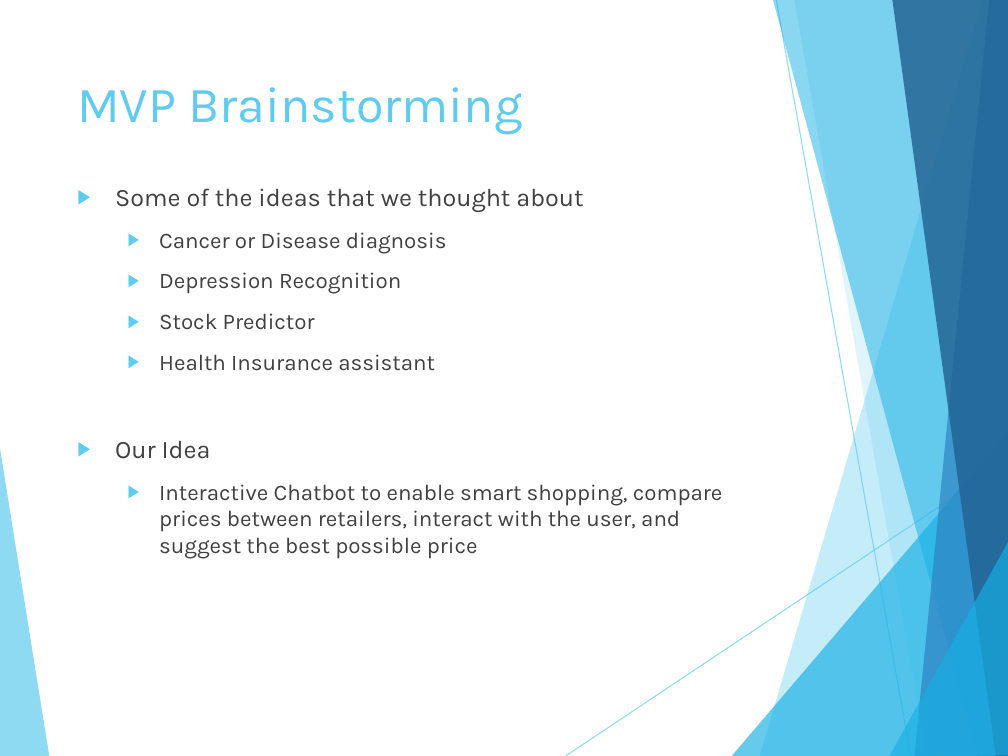
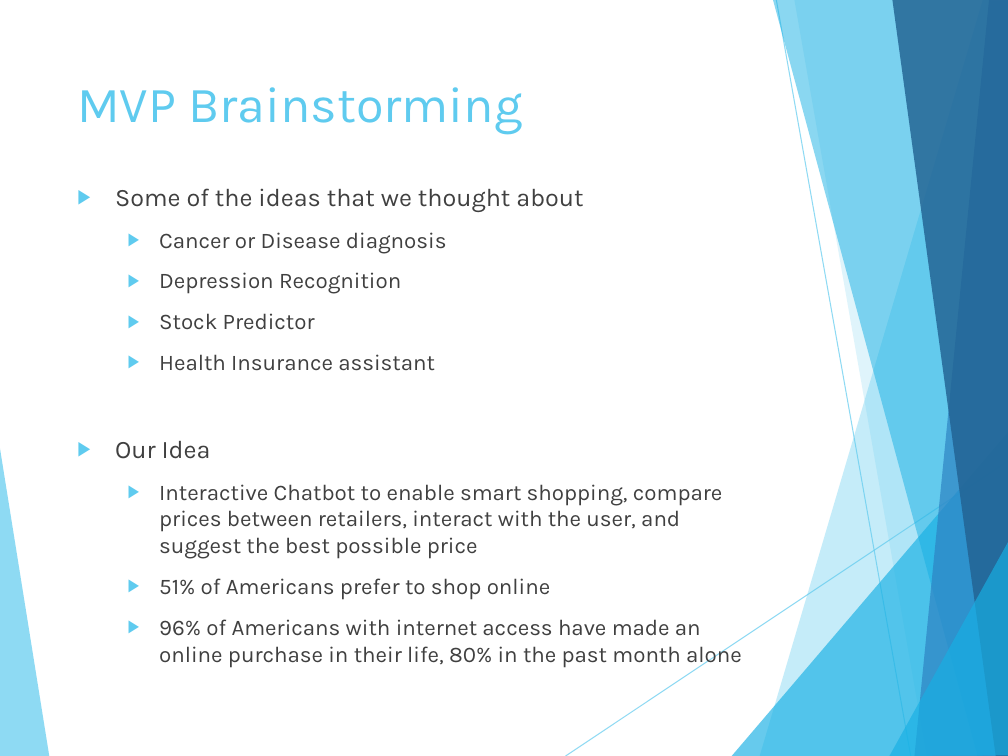
Before and after one commit to vigneshniyer/FinishLine-ShoppingBot, a slide deck: slide 4 of IBM_Finish_Line.pptx (slide 3 before the commit). Drawn at 1008x756 pixels with LibreOffice and Linux fonts; fonts in the diff are those of the drawing. Boxes give left, top, right and bottom in pixels: in the first picture for what was removed or moved away, otherwise in the second. Text is boxed around its words. In the diff, an @@ line names an element or a change of style, - is before the commit and + after.

Commit message:
Add files via upload
Updated slides

```diff
--- a/IBM_Finish_Line.pptx
+++ b/IBM_Finish_Line.pptx
@@ text at (159, 578, 742, 668): paragraphs added @@
+  ▶ 51% of Americans prefer to shop online
+  ▶ 96% of Americans with internet access have made an online purchase in their life, 80% in the past month alone
```
Also in this commit, not shown: 1 other slide changed, 3 slides added, 1 slide removed.
